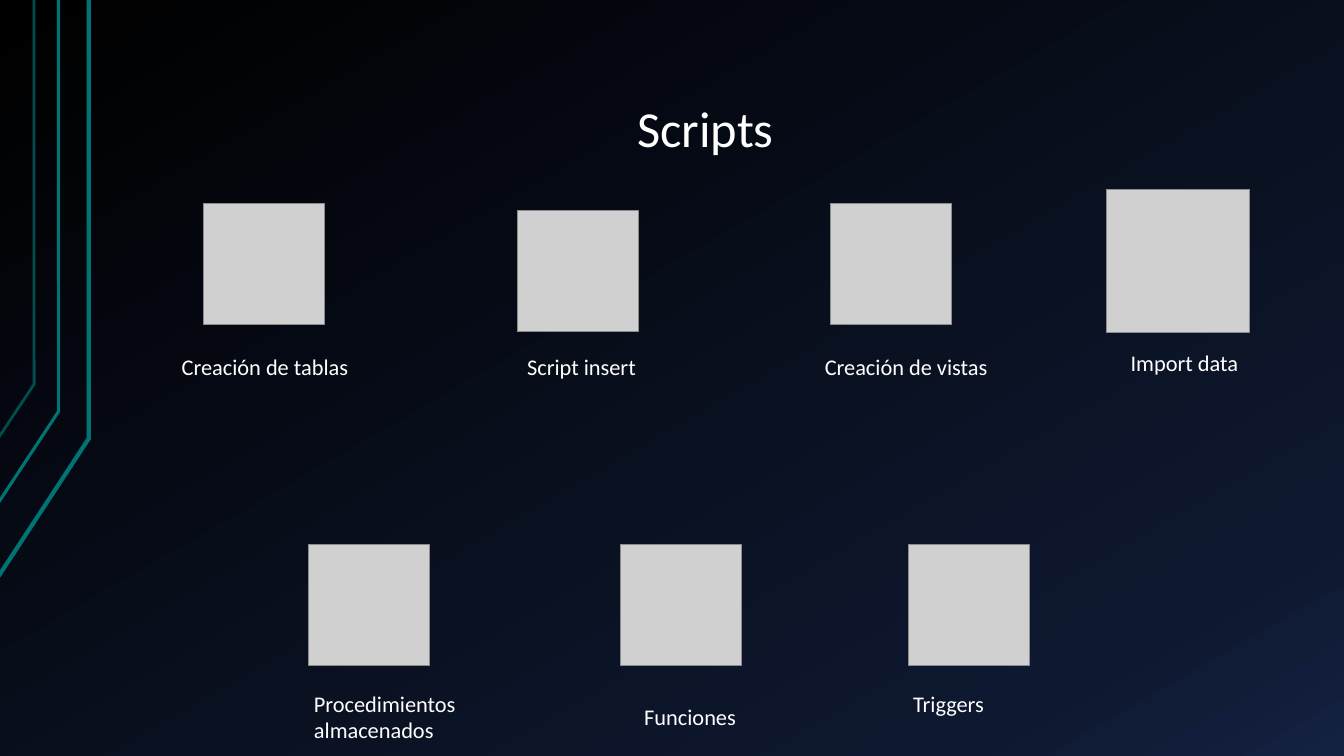
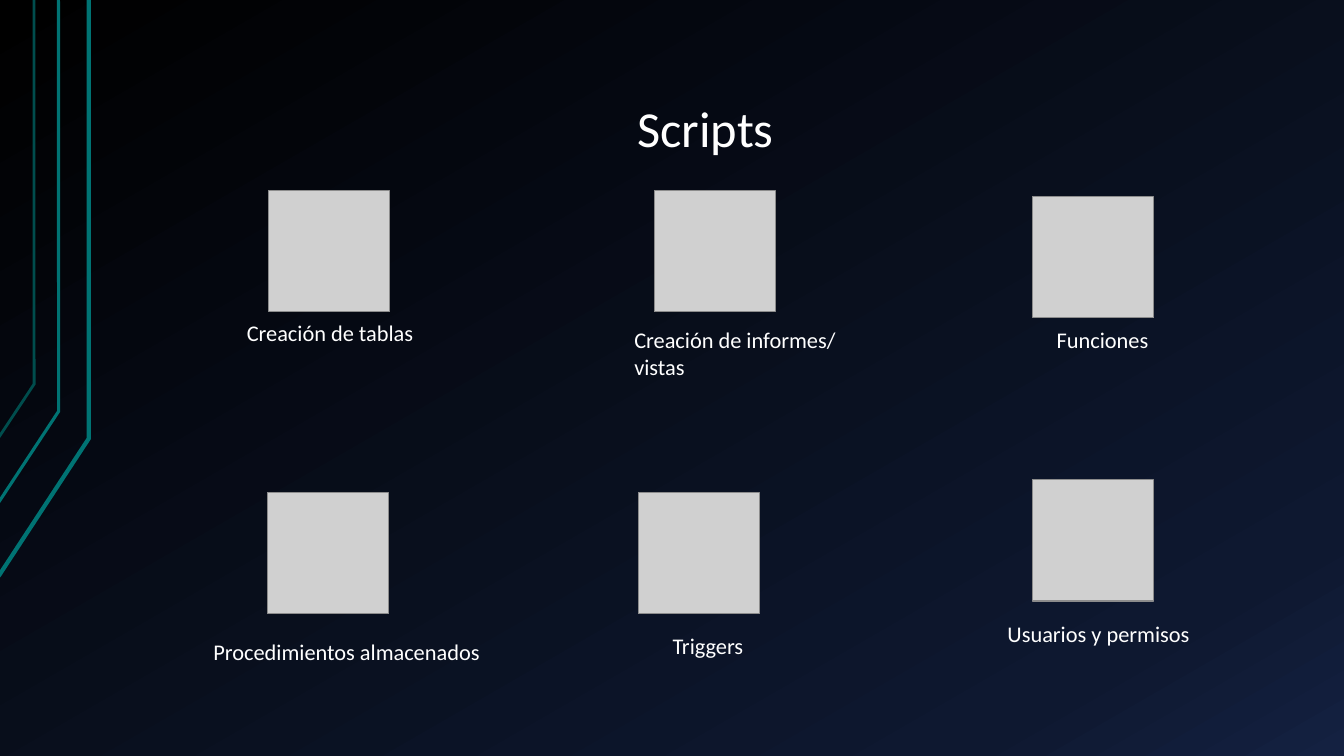
Before and after one commit to hferrer08/BDEcommerce, a slide deck: slide 23 of EcommerceVideojuegos+HubertFerrer.pptx (slide 24 before the commit). Drawn at 1344x756 pixels with LibreOffice and Linux fonts; fonts in the diff are those of the drawing; grey boxes stand for pictures. Boxes give left, top, right and bottom in pixels: in the first picture for what was removed or moved away, otherwise in the second. Text is boxed around its words. In the diff, an @@ line names an element or a change of style, - is before the commit and + after.

Commit message:
Se agregan los scripts de creación de objetos y script de inserción de datos a la presentación

```diff
--- a/EcommerceVideojuegos+HubertFerrer.pptx
+++ b/EcommerceVideojuegos+HubertFerrer.pptx
@@ picture: place and size @@
-picture at (204, 204, 325, 325)
+picture at (268, 191, 389, 312)
@@ picture: place and size @@
-picture at (831, 204, 952, 325)
+picture at (654, 191, 775, 312)
@@ picture: place and size @@
-picture at (620, 544, 741, 665)
+picture at (1032, 197, 1153, 318)
@@ picture removed at (1107, 190, 1250, 333) @@
@@ text "Creación de tablas": place and size @@
-text "Creación de tablas" at (182, 359, 348, 375)
+text "Creación de tablas" at (247, 325, 413, 341)
@@ text "Funciones": place and size @@
-text "Funciones" at (644, 709, 736, 725)
+text "Funciones" at (1057, 332, 1149, 348)
@@ text removed at (527, 359, 636, 379) @@
-Script insert
@@ text at (634, 332, 835, 375): text changed @@
-Creación de vistas
+Creación de informes/ vistas
@@ text removed at (1131, 355, 1238, 375) @@
-Import data
@@ picture: place and size @@
-picture at (309, 544, 430, 665)
+picture at (267, 493, 388, 614)
@@ picture: place and size @@
-picture at (908, 544, 1029, 665)
+picture at (638, 493, 759, 614)
@@ picture: place and size @@
-picture at (517, 211, 638, 332)
+picture at (1032, 480, 1153, 601)
@@ text "Triggers": place and size @@
-text "Triggers" at (913, 696, 984, 716)
+text "Triggers" at (673, 638, 744, 658)
@@ text added at (1007, 626, 1190, 646), 16 pt, text #FFFFFF @@
+Usuarios y permisos
@@ text "Procedimientos almacenados" rewrapped from (314, 696, 455, 738) to (213, 644, 480, 660) @@
```
Also in this commit, not shown: 3 other slides changed, 2 slides added, 1 slide removed, 2 other files.
